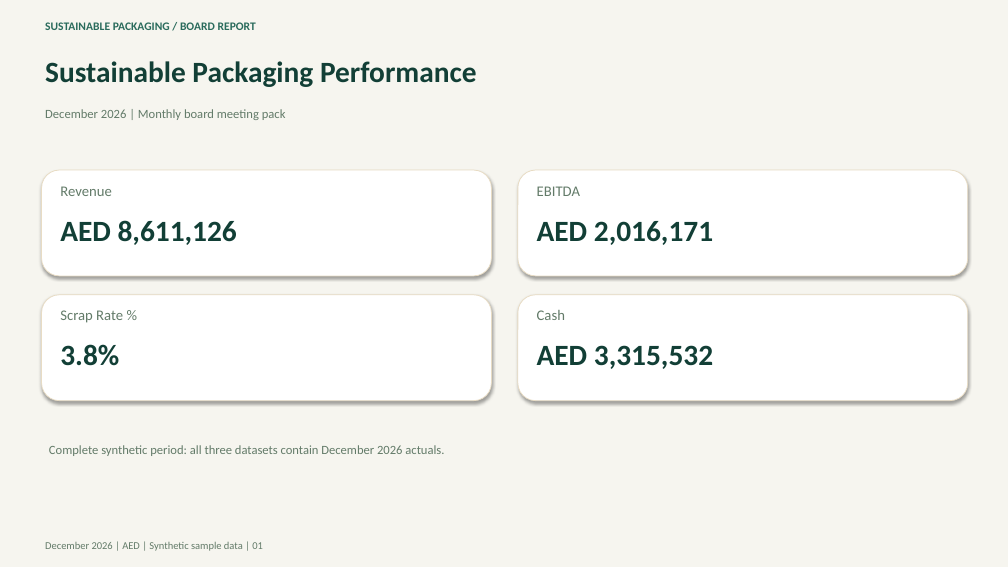
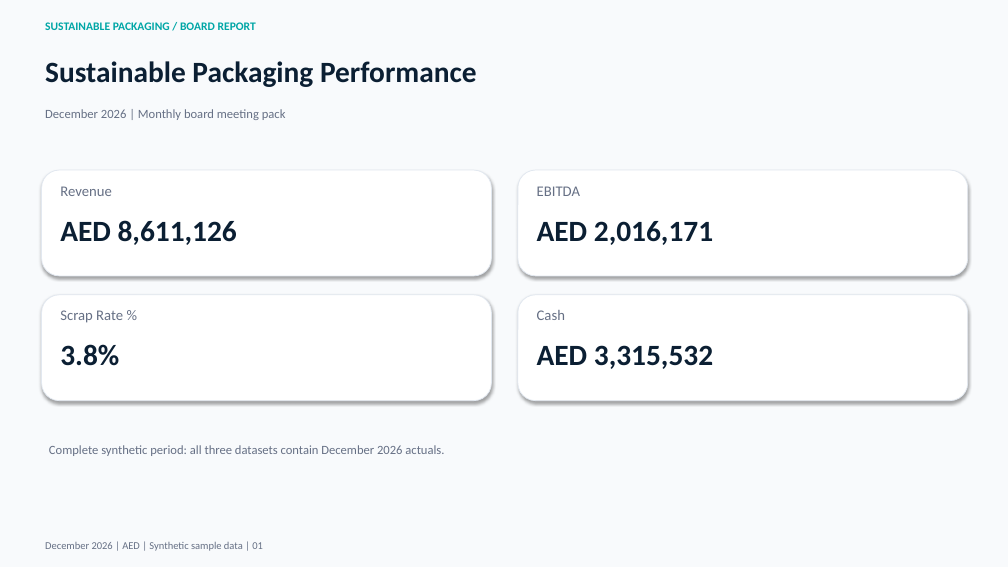
Before and after one commit to mikespence1/finance-intelligence-visual, a slide deck: slide 1 of finance-intelligence/examples/sustainable_packaging_board_2026-12.pptx. Drawn at 1008x567 pixels with LibreOffice and Linux fonts; fonts in the diff are those of the drawing. Boxes give left, top, right and bottom in pixels: in the first picture for what was removed or moved away, otherwise in the second. Text is boxed around its words. In the diff, an @@ line names an element or a change of style, - is before the commit and + after.

Commit message:
Apply DataPillars brand colours across dashboard and board packs

```diff
--- a/finance-intelligence/examples/sustainable_packaging_board_2026-12.pptx
+++ b/finance-intelligence/examples/sustainable_packaging_board_2026-12.pptx
@@ background #F6F5EF to #F8FAFC @@
@@ text "SUSTAINABLE PACKAGING / BOARD REPORT" at [45, 22, 256, 30]: text colour #2A6B5C to #00A6A6 @@
@@ outline #E8DCC4 0.75 pt to #E2E8F0 0.75 pt in 4 elements at [42, 170, 492, 276], [518, 170, 968, 276], [42, 295, 492, 401], [518, 295, 968, 401] @@
@@ text colour #123F36 to #0B1F33 in 5 elements at [45, 61, 477, 87], [60, 220, 237, 245], [537, 221, 713, 245], [60, 344, 119, 366], [537, 345, 713, 369] @@
@@ text colour #637B69 to #667085 in 7 elements at [45, 109, 286, 120], [45, 542, 263, 551], [60, 186, 112, 196], [537, 186, 580, 196], [60, 310, 123, 323], [537, 310, 565, 320], [49, 445, 444, 456] @@
```
Also in this commit, not shown: 10 other slides changed, 8 other files.
